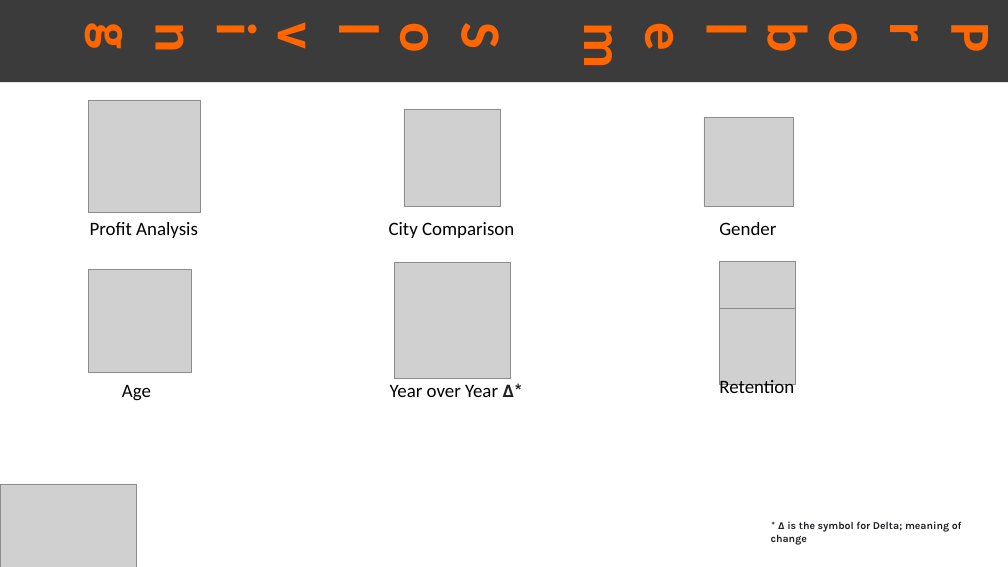
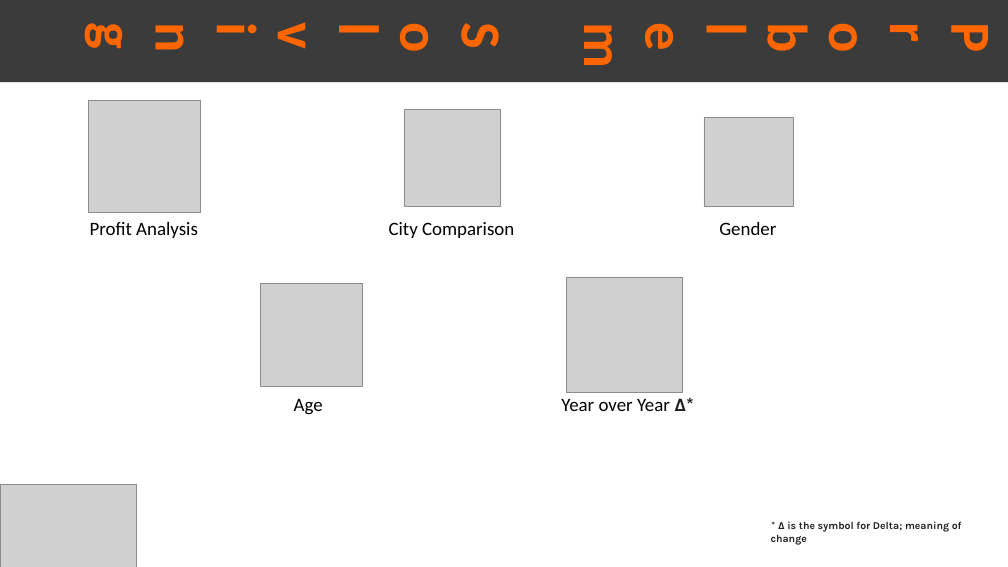
Before and after one commit to anvadev/DataSets, a slide deck: slide 4 of EDA G2M Insight Cab Investment - Presentation.pptx. Drawn at 1008x567 pixels with LibreOffice and Linux fonts; fonts in the diff are those of the drawing; grey boxes stand for pictures. Boxes give left, top, right and bottom in pixels: in the first picture for what was removed or moved away, otherwise in the second. Text is boxed around its words. In the diff, an @@ line names an element or a change of style, - is before the commit and + after.

```diff
--- a/EDA G2M Insight Cab Investment - Presentation.pptx
+++ b/EDA G2M Insight Cab Investment - Presentation.pptx
@@ picture removed at <box>720,261,796,337</box> @@
@@ picture removed at <box>720,309,796,384</box> @@
@@ text "Age": place and size @@
-text "Age" at <box>122,385,151,401</box>
+text "Age" at <box>294,399,323,415</box>
@@ 2 pictures, 1 text: place and size @@
-2 pictures, 1 text at <box>88,263,522,397</box>
+2 pictures, 1 text at <box>260,277,694,411</box>
@@ text removed at <box>719,378,794,399</box> @@
-Retention
```
Also in this commit, not shown: 2 other slides changed, 2 slides added, 1 other file.
